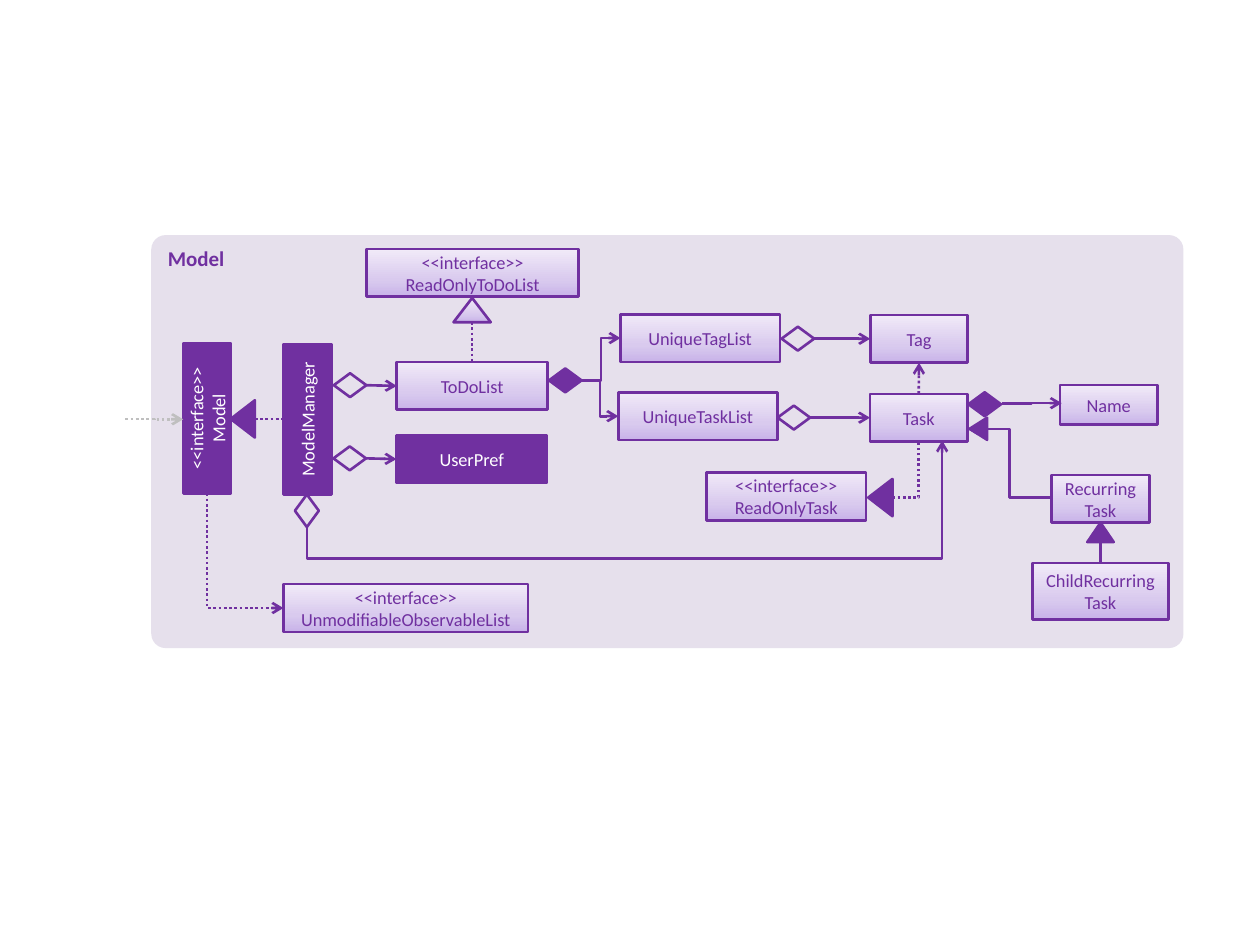
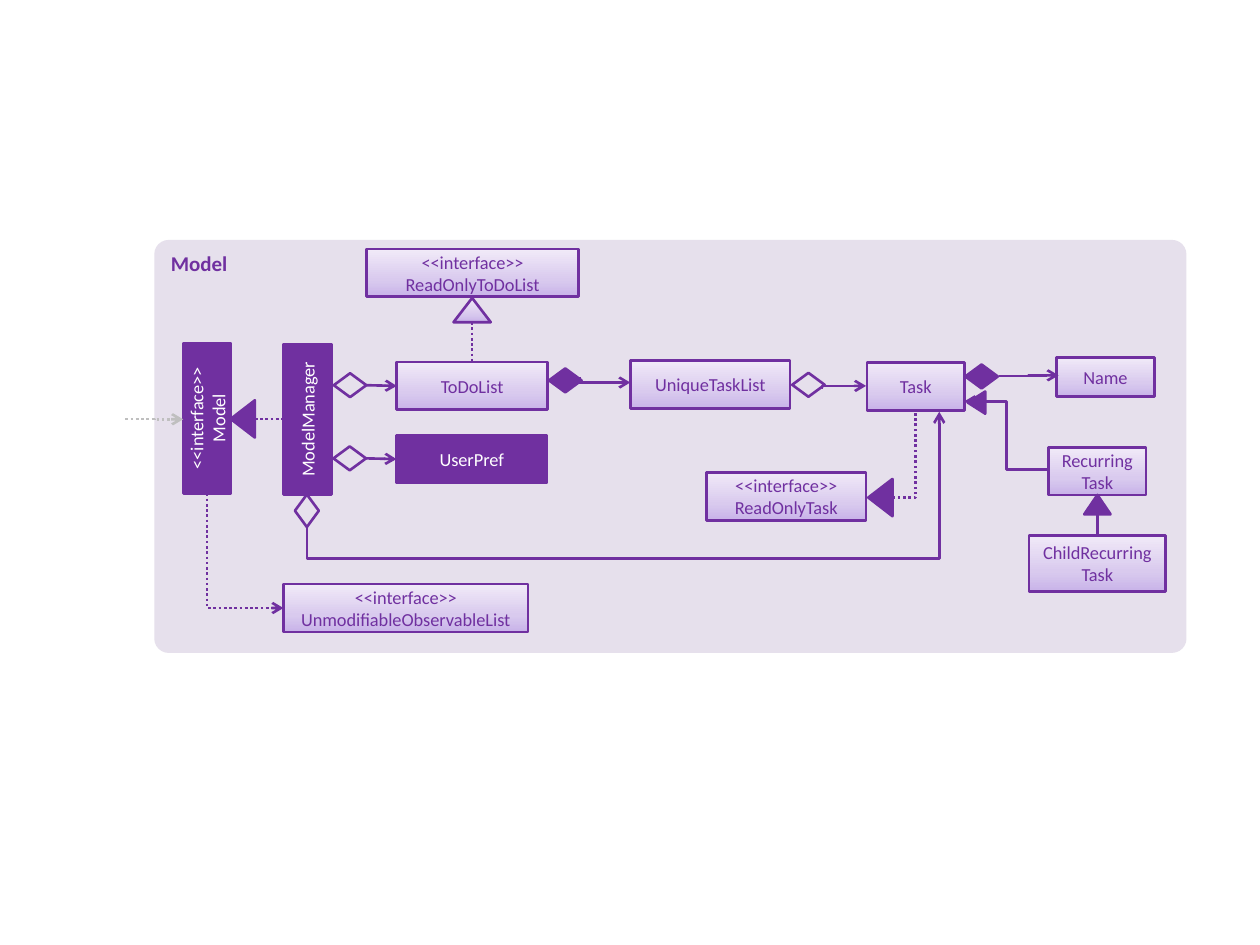
Before and after one commit to Roahhh/main, a slide deck: slide 7 of docs/diagrams/Diagrams.pptx. Drawn at 1260x945 pixels with LibreOffice and Linux fonts; fonts in the diff are those of the drawing. Boxes give left, top, right and bottom in pixels: in the first picture for what was removed or moved away, otherwise in the second. Text is boxed around its words. In the diff, an @@ line names an element or a change of style, - is before the commit and + after.

```diff
--- a/docs/diagrams/Diagrams.pptx
+++ b/docs/diagrams/Diagrams.pptx
@@ rounded rectangle "Model": place and size @@
-rounded rectangle "Model" at (151, 236, 1183, 649)
+rounded rectangle "Model" at (154, 239, 1186, 653)
@@ rectangle removed at (620, 314, 780, 362) @@
-UniqueTagList
@@ diamond removed at (781, 326, 814, 350) @@
@@ rectangle removed at (871, 315, 968, 363) @@
-Tag
@@ elbow arrow removed from (582, 381) to (620, 338) @@
@@ elbow arrow removed from (814, 339) to (871, 339) @@
@@ elbow arrow moved from (582, 381) - (619, 416) to (581, 378) - (630, 383) @@
@@ rectangle "UniqueTaskList": place and size @@
-rectangle "UniqueTaskList" at (619, 392, 779, 440)
+rectangle "UniqueTaskList" at (631, 360, 791, 408)
@@ diamond: place and size @@
-diamond at (777, 406, 810, 430)
+diamond at (793, 373, 825, 397)
@@ elbow arrow moved from (810, 417) - (869, 418) to (823, 388) - (866, 386) @@
@@ rectangle "Task": place and size @@
-rectangle "Task" at (869, 394, 966, 442)
+rectangle "Task" at (867, 363, 964, 411)
@@ arrow removed from (919, 394) to (919, 363) @@
@@ 3 elbow arrows, 2 rectangles, 1 diamond, 1 triangle: place and size @@
-3 elbow arrows, 2 rectangles, 1 diamond, 1 triangle at (968, 386, 1157, 563)
+3 elbow arrows, 2 rectangles, 1 diamond, 1 triangle at (964, 358, 1154, 536)
@@ elbow arrow moved from (307, 527) - (942, 441) to (307, 527) - (939, 412) @@
@@ elbow line moved from (892, 498) - (919, 441) to (892, 498) - (916, 411) @@
@@ triangle: place and size @@
-triangle at (970, 417, 988, 440)
+triangle at (968, 392, 985, 415)
@@ rectangle "ChildRecurringTask": place and size @@
-rectangle "ChildRecurringTask" at (1032, 563, 1168, 620)
+rectangle "ChildRecurringTask" at (1029, 536, 1166, 592)
```
Also in this commit, not shown: 1 other file.
